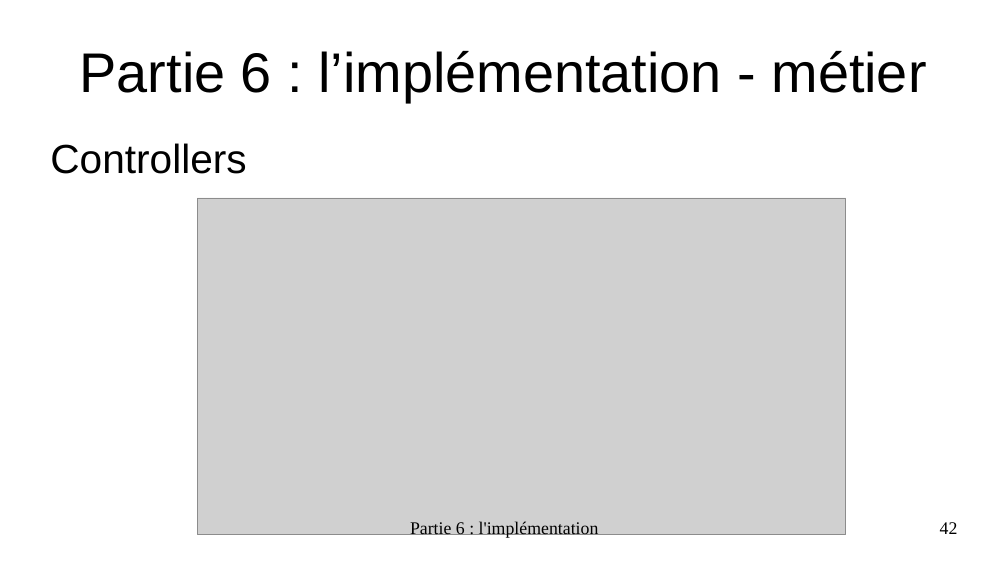
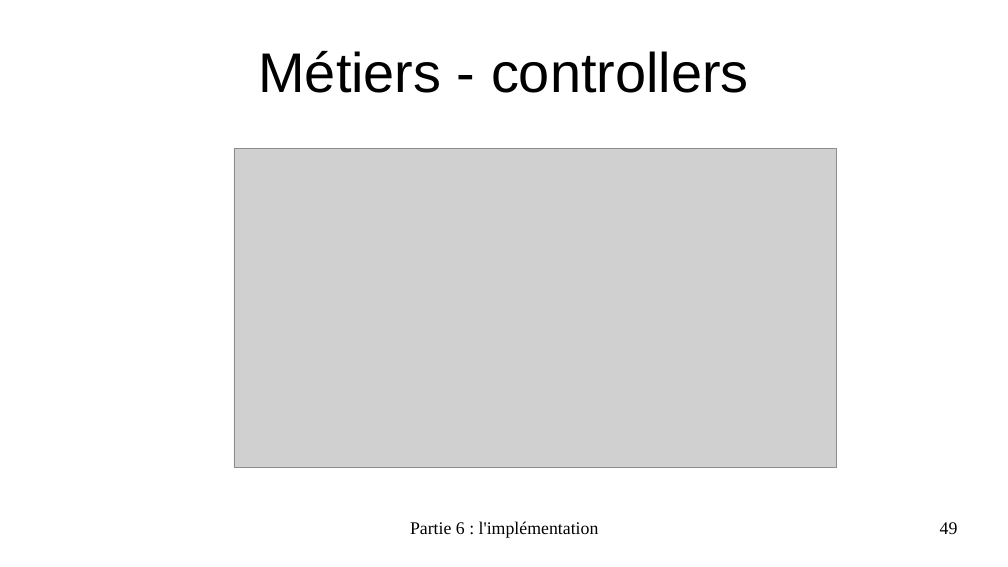
Before and after one commit to EmmaBroudic/Projet-Nooky, a slide deck: slide 49 of doc/Nooky4.odp (slide 42 before the commit). Drawn at 1008x567 pixels with LibreOffice and Linux fonts; fonts in the diff are those of the drawing; grey boxes stand for pictures. Boxes give left, top, right and bottom in pixels: in the first picture for what was removed or moved away, otherwise in the second. Text is boxed around its words. In the diff, an @@ line names an element or a change of style, - is before the commit and + after.

```diff
--- a/doc/Nooky4.odp
+++ b/doc/Nooky4.odp
@@ title at [258, 51, 749, 93]: text changed @@
-Partie 6 : l’implémentation - métier
+Métiers - controllers
@@ text removed at [50, 143, 246, 174] @@
-Controllers
@@ picture: place and size @@
-picture at [198, 198, 846, 536]
+picture at [234, 148, 837, 467]
@@ page number at [940, 522, 958, 534]: text changed @@
-42
+49
```
Also in this commit, not shown: 23 other slides changed, 12 slides added, 28 other files.
